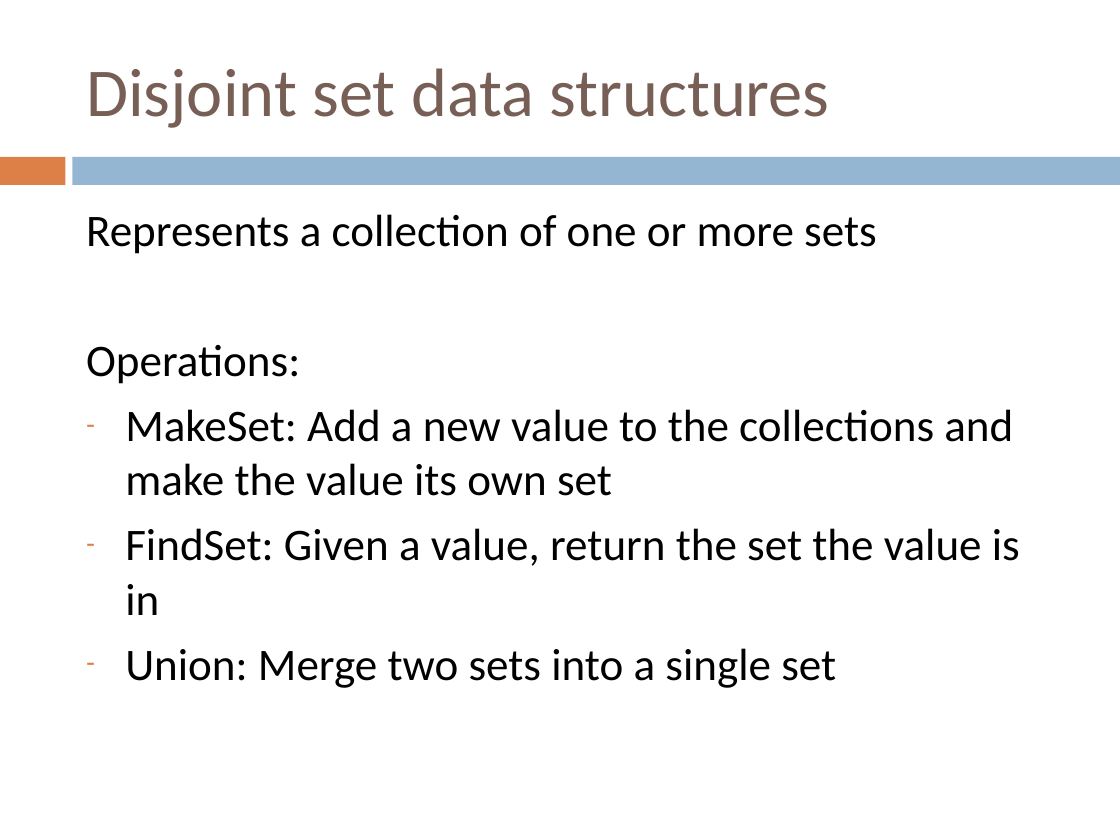
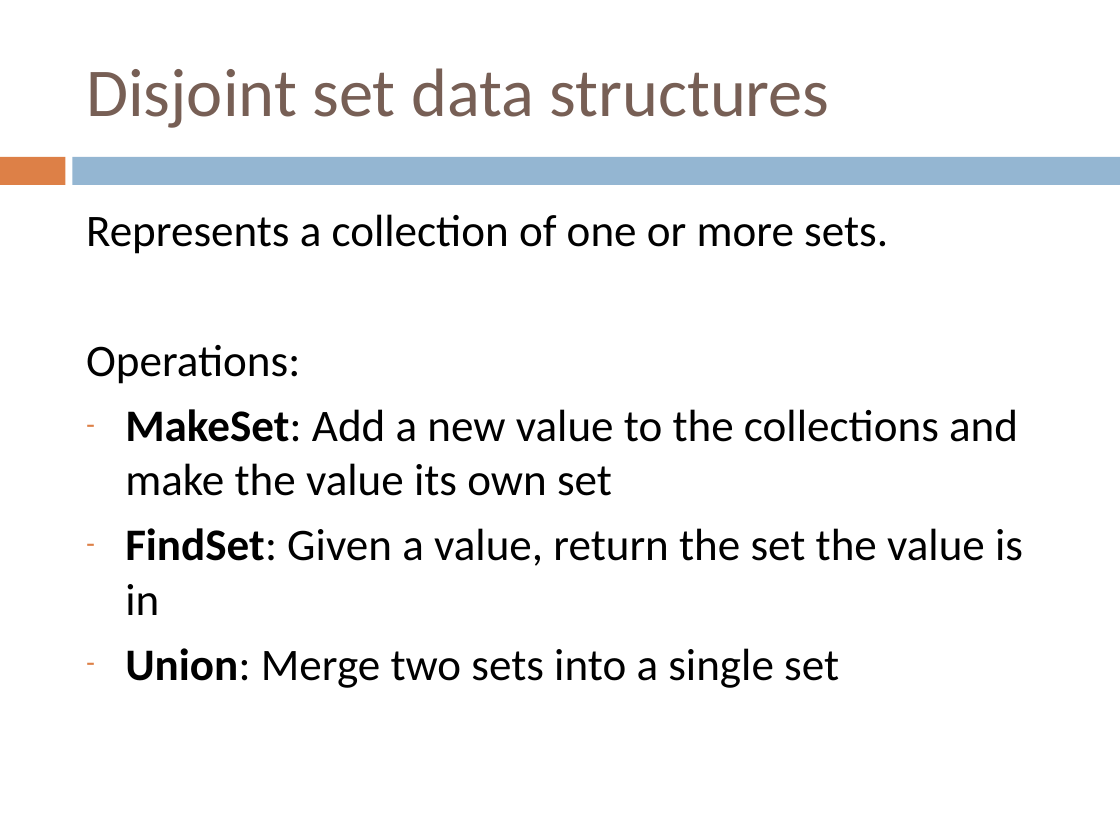
Before and after one commit to Collins-kariuk/Algorithms, a slide deck: slide 38 of Lectures/Lecture 18_More Graph Algorithms.pptx. Drawn at 1120x840 pixels with LibreOffice and Linux fonts; fonts in the diff are those of the drawing. Boxes give left, top, right and bottom in pixels: in the first picture for what was removed or moved away, otherwise in the second. Text is boxed around its words. In the diff, an @@ line names an element or a change of style, - is before the commit and + after.

```diff
--- a/Lectures/Lecture 18_More Graph Algorithms.pptx
+++ b/Lectures/Lecture 18_More Graph Algorithms.pptx
@@ text at box(86, 214, 888, 254): text changed @@
-Represents a collection of one or more sets
+Represents a collection of one or more sets.
@@ text at box(125, 409, 1023, 688): bold on in "MakeSet:", "FindSet:", "Union:" @@
```
Also in this commit, not shown: 3 other slides changed.
